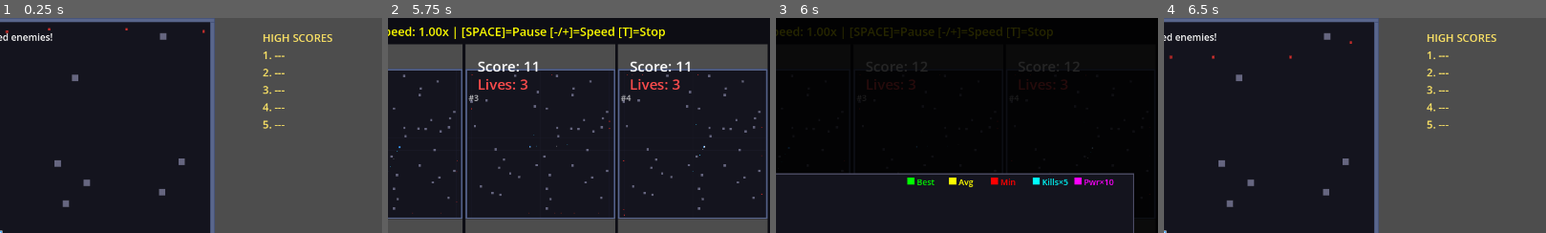
Above: before the commit, frames 1-4 (left to right).
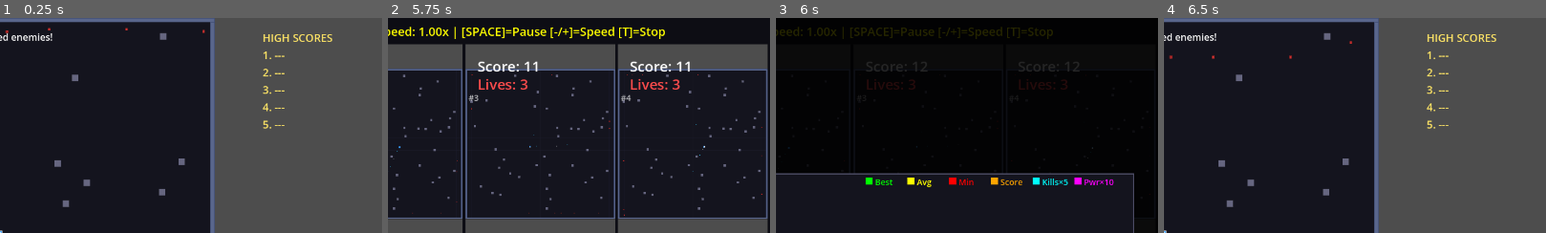
Above: after the commit, the same moments.

Repository: aryavolkan/evolve
Game: Godot game, scene res://main.tscn
The game is run twice, just before and just after one commit, with the same random seed, the same clock (stepped at 60 frames per second) and the same inputs.
Inputs:
- Up to frame 1 (0.25 s): no input
- Up to frame 2 (5.75 s): tap Enter (ui_accept) at 0.5, 0.77, 1.52, 3.02, 3.5, 3.77, 4.52 s; hold D (shoot_right) 0.53-1.28 s; hold T 0.53-1.28 s; tap Shift at 0.8, 1.35, 2.3, 2.85, 3.8, 5.3 s; hold S (shoot_down) 1.28-2.03 s; tap T at 1.55, 3.05, 4.55 s; hold D (shoot_right) 2.03-2.78 s; hold T 2.03-2.78 s; hold W (shoot_up) 2.78-3.53 s; hold P 3.53-4.28 s; hold A (shoot_left) 3.53-5.03 s; tap H at 4.35 s; hold S (shoot_down) from 5.03 s (still down); hold G from 5.03 s (still down)
- Up to frame 3 (6 s): release S (shoot_down) at 5.78 s; release G at 5.78 s; hold D (shoot_right) from 5.78 s (still down); tap Space at 5.85 s
- Up to frame 4 (6.5 s): keep holding D (shoot_right); tap Enter (ui_accept) at 6.02 s; tap T at 6.05 s
The pictures show only the part of the screen within x 50-100%, y 0-50%; the shares and areas given below are measured in that part.

Frames 1-2 are identical in both runs. In frame 3, 0.7% of the frame differs, in the area x 23-65%, y 74-79%; in frame 4, nothing differs.

Commit message:
Add score tracking to training graph
- Track total score per generation
- Display avg score (orange line) in pause graph
- Score uses same scale as fitness (no multiplier needed)

Co-Authored-By: Claude Opus 4.5 <noreply@anthropic.com>

Diff:
--- a/training_manager.gd
+++ b/training_manager.gd
@@ -68,10 +68,12 @@
 var history_min_fitness: Array[float] = []
 var history_avg_kills: Array[float] = []
 var history_avg_powerups: Array[float] = []
+var history_avg_score: Array[float] = []
 
 # Per-generation accumulators
 var generation_total_kills: int = 0
 var generation_total_powerups: int = 0
+var generation_total_score: float = 0.0
 
 # Pause state
 var is_paused: bool = false
@@ -160,8 +162,10 @@
 	history_min_fitness.clear()
 	history_avg_kills.clear()
 	history_avg_powerups.clear()
+	history_avg_score.clear()
 	generation_total_kills = 0
 	generation_total_powerups = 0
+	generation_total_score = 0.0
 
 	# Hide the main game and show training arenas
 	hide_main_game()
@@ -470,9 +474,10 @@
 			var fitness: float = eval.time
 			evolution.set_fitness(eval.index, fitness)
 
-			# Accumulate kills and powerups for this generation
+			# Accumulate stats for this generation
 			generation_total_kills += eval.scene.kills
 			generation_total_powerups += eval.scene.powerups_collected
+			generation_total_score += eval.scene.score
 
 			eval.done = true
 			evaluated_count += 1
@@ -557,15 +562,18 @@
 	history_avg_fitness.append(avg)
 	history_min_fitness.append(min_fit)
 
-	# Record kills and powerups averages
+	# Record kills, powerups, and score averages
 	var avg_kills := float(generation_total_kills) / population_size
 	var avg_powerups := float(generation_total_powerups) / population_size
+	var avg_score := generation_total_score / population_size
 	history_avg_kills.append(avg_kills)
 	history_avg_powerups.append(avg_powerups)
+	history_avg_score.append(avg_score)
 
 	# Reset accumulators for next generation
 	generation_total_kills = 0
 	generation_total_powerups = 0
+	generation_total_score = 0.0
 
 	# Track stagnation based on average fitness (more robust than all-time best)
 	if avg > best_avg_fitness:
@@ -954,7 +962,7 @@
 
 	# Legend
 	var legend = create_legend()
-	legend.position = Vector2(graph_width - 380, 5)
+	legend.position = Vector2(graph_width - 450, 5)
 	panel.add_child(legend)
 
 	# Draw the graph lines
@@ -1001,6 +1009,11 @@
 
 		var min_line = create_graph_line(history_min_fitness, graph_area, min_val, max_val, Color.RED)
 		panel.add_child(min_line)
+
+		# Score line (already on similar scale as fitness)
+		if history_avg_score.size() > 1:
+			var score_line = create_graph_line(history_avg_score, graph_area, min_val, max_val, Color.ORANGE)
+			panel.add_child(score_line)
 
 		# Scale kills and powerups to be visible on same graph (multiply by 5)
 		if history_avg_kills.size() > 1:
@@ -1034,6 +1047,7 @@
 		{"label": "Best", "color": Color.GREEN},
 		{"label": "Avg", "color": Color.YELLOW},
 		{"label": "Min", "color": Color.RED},
+		{"label": "Score", "color": Color.ORANGE},
 		{"label": "Kills×5", "color": Color.CYAN},
 		{"label": "Pwr×10", "color": Color.MAGENTA}
 	]
@@ -1082,6 +1096,8 @@
 	for v in history_best_fitness:
 		max_val = maxf(max_val, v)
 	for v in history_avg_fitness:
+		max_val = maxf(max_val, v)
+	for v in history_avg_score:
 		max_val = maxf(max_val, v)
 	# Round up to nice number
 	if max_val <= 100:
